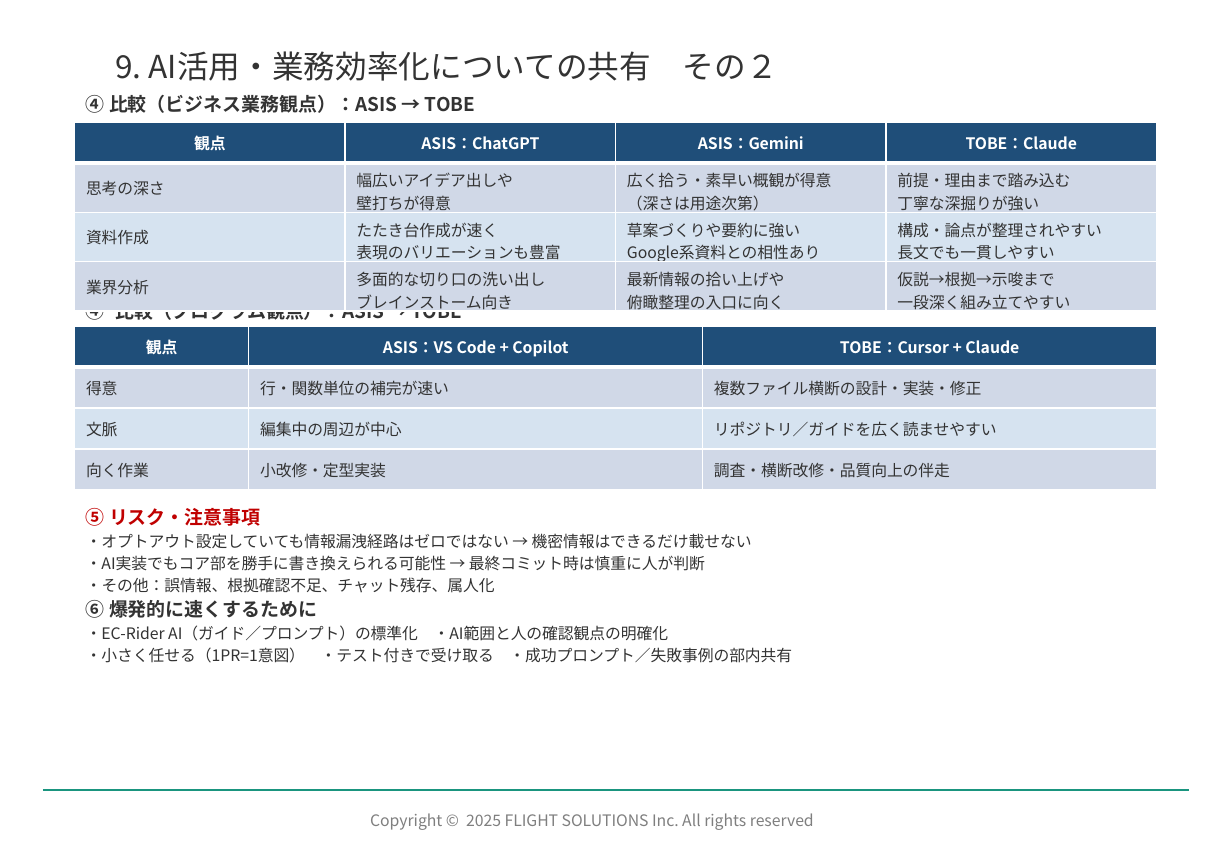
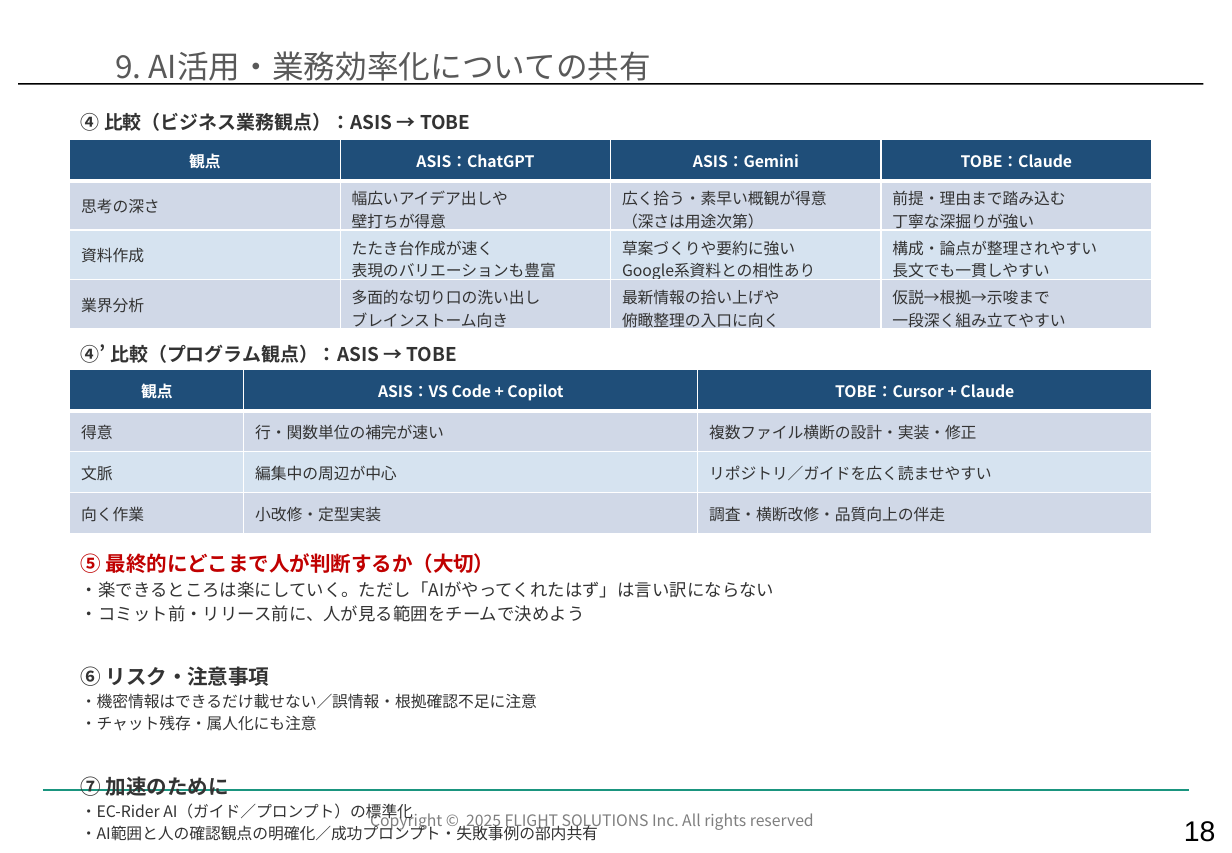
Before and after one commit to kozonoflight/git_tutorial, a slide deck: slide 19 of docs/【EC】ECサービス部_2026年7月度部会_Ver1.1.pptx. Drawn at 1232x853 pixels with LibreOffice and Linux fonts; fonts in the diff are those of the drawing; background and template pictures are left out. Boxes give left, top, right and bottom in pixels: in the first picture for what was removed or moved away, otherwise in the second. Text is boxed around its words. In the diff, an @@ line names an element or a change of style, - is before the commit and + after.

```diff
--- a/docs/【EC】ECサービス部_2026年7月度部会_Ver1.1.pptx
+++ b/docs/【EC】ECサービス部_2026年7月度部会_Ver1.1.pptx
@@ title at bbox=[115, 51, 651, 85]: text changed; text colour #333333 to #595959 @@
-9. AI活用・業務効率化についての共有 その２
+9. AI活用・業務効率化についての共有
@@ line added from (19, 84) to (1204, 84), #000000 1 pt @@
@@ text "④ 比較（ビジネス業務観点）：ASIS → TOBE": place and size @@
-text "④ 比較（ビジネス業務観点）：ASIS → TOBE" at bbox=[86, 95, 475, 113]
+text "④ 比較（ビジネス業務観点）：ASIS → TOBE" at bbox=[81, 113, 470, 131]
@@ table: place and size @@
-table at bbox=[75, 122, 1158, 317]
+table at bbox=[69, 140, 1152, 335]
@@ text "④’ 比較（プログラム観点）：ASIS → TOBE" rewrapped from bbox=[86, 298, 462, 323] to bbox=[81, 344, 457, 363] @@
@@ table: place and size @@
-table at bbox=[75, 326, 1157, 490]
+table at bbox=[69, 370, 1151, 534]
@@ text at bbox=[81, 553, 774, 841]: text changed @@
-⑤ リスク・注意事項
-・オプトアウト設定していても情報漏洩経路はゼロではない → 機密情報はできるだけ載せない
-・AI実装でもコア部を勝手に書き換えられる可能性 → 最終コミット時は慎重に人が判断
-・その他：誤情報、根拠確認不足、チャット残存、属人化
-⑥ 爆発的に速くするために
-・EC-Rider AI（ガイド／プロンプト）の標準化 ・AI範囲と人の確認観点の明確化
-・小さく任せる（1PR=1意図） ・テスト付きで受け取る ・成功プロンプト／失敗事例の部内共有
+⑤ 最終的にどこまで人が判断するか（大切）
+・楽できるところは楽にしていく。ただし「AIがやってくれたはず」は言い訳にならない
+・コミット前・リリース前に、人が見る範囲をチームで決めよう
+⑥ リスク・注意事項
+・機密情報はできるだけ載せない／誤情報・根拠確認不足に注意
+・チャット残存・属人化にも注意
+⑦ 加速のために
+・EC-Rider AI（ガイド／プロンプト）の標準化
+・AI範囲と人の確認観点の明確化／成功プロンプト・失敗事例の部内共有
@@ page number added at bbox=[1184, 821, 1216, 842], 18 pt, text #000000 @@
+18
```
Also in this commit, not shown: 10 other slides changed.
